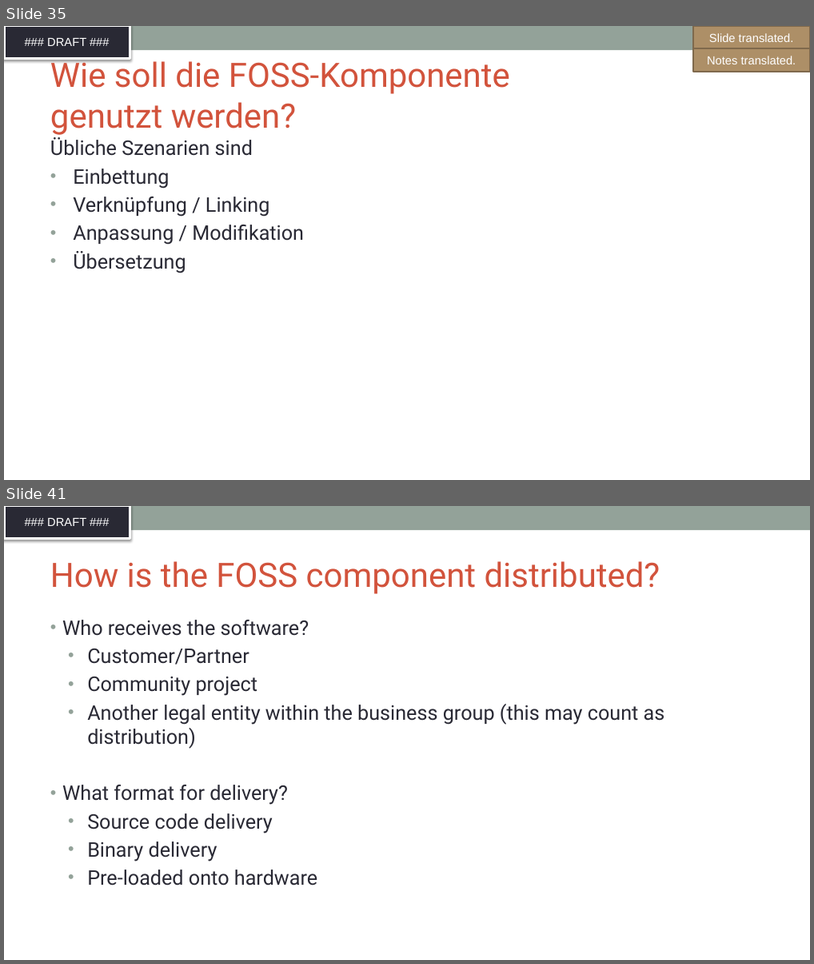
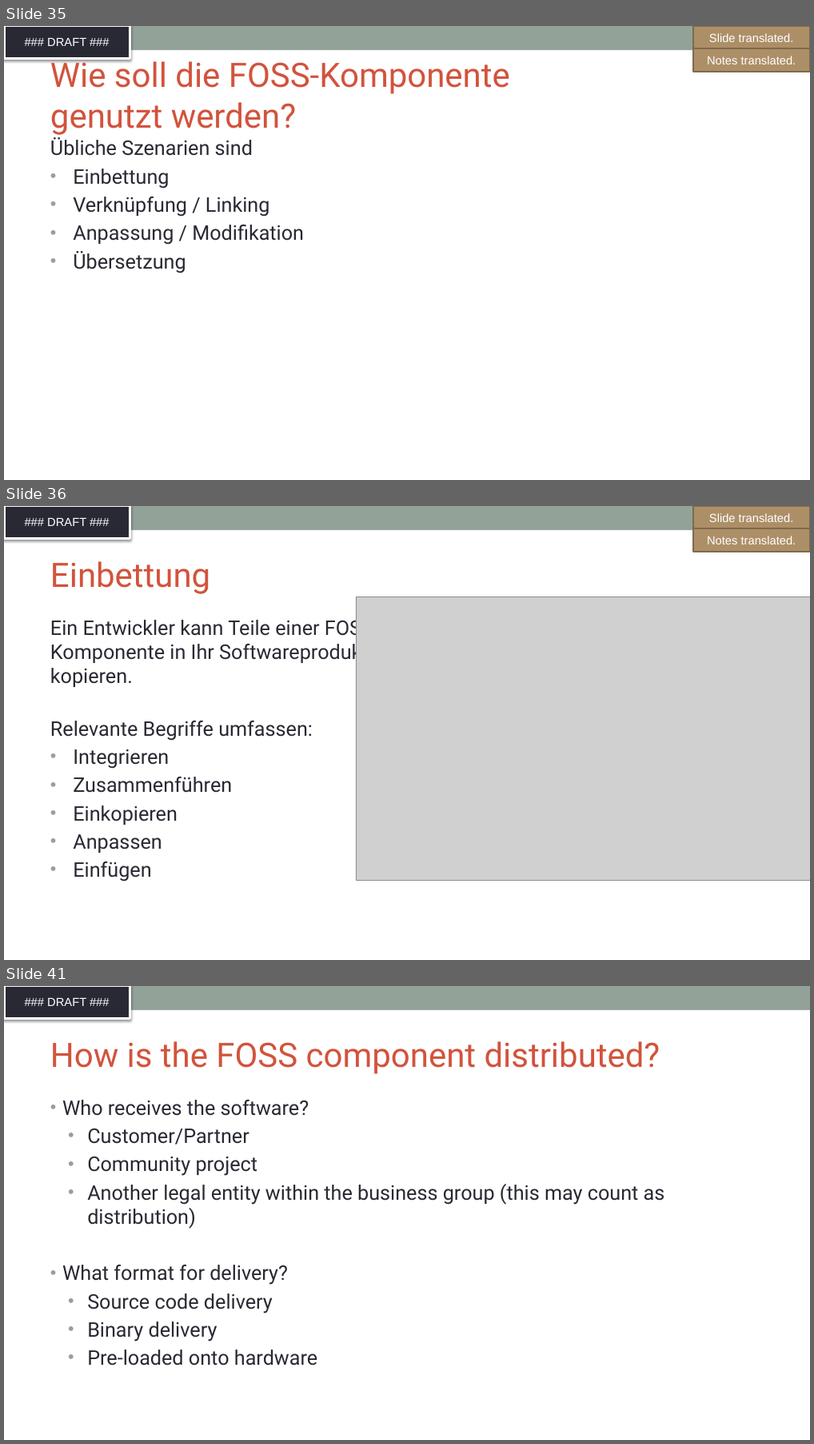
Before and after one commit to SThanheiser/curriculum, a slide deck: translation-DE/slides/DFT_openchain-curriculum-for-1-1_GER.pptx. Shown one above the other, each under a label of ours: slides 35 and 41 before the commit, slides 35, 36 and 41 after it; the slides between them are not shown. The pictures are 814x964 and 814x1444 pixels, drawn with LibreOffice and Linux fonts; fonts in the diff are those of the drawing; grey boxes stand for pictures; background and template pictures are left out. Boxes give left, top, right and bottom in pixels: in the first picture for what was removed or moved away, otherwise in the second. Text is boxed around its words. In the diff, an @@ line names an element or a change of style, - is before the commit and + after.

Commit message:
Translation of slides 32, 36-40

```diff
--- a/translation-DE/slides/DFT_openchain-curriculum-for-1-1_GER.pptx
+++ b/translation-DE/slides/DFT_openchain-curriculum-for-1-1_GER.pptx
@@ slide 36 added at <box>4,506,810,960</box>, background #FFFFFF; not listed: 2 template elements that a slide beside it also shows @@
@@ rectangle added at <box>694,506,810,529</box>, fill #AD8F67, outline #806A4C 2 pt, 14 pt, text #FFFFFF @@
+Slide translated.
@@ rectangle added at <box>694,528,810,552</box>, fill #AD8F67, outline #806A4C 2 pt, 14 pt, text #FFFFFF @@
+Notes translated.
@@ title added at <box>50,561,210,594</box>, 40 pt, text #D2533C @@
+Einbettung
@@ picture added at <box>356,597,810,880</box> @@
@@ text added at <box>50,616,379,881</box>, 24 pt, text #292934 @@
+Ein Entwickler kann Teile einer FOSS-Komponente in Ihr Softwareprodukt kopieren.
+Relevante Begriffe umfassen:
+• Integrieren
+• Zusammenführen
+• Einkopieren
+• Anpassen
+• Einfügen
```
Also in this commit, not shown: 1 slide changed, 4 other slides added, 5 slides removed.
